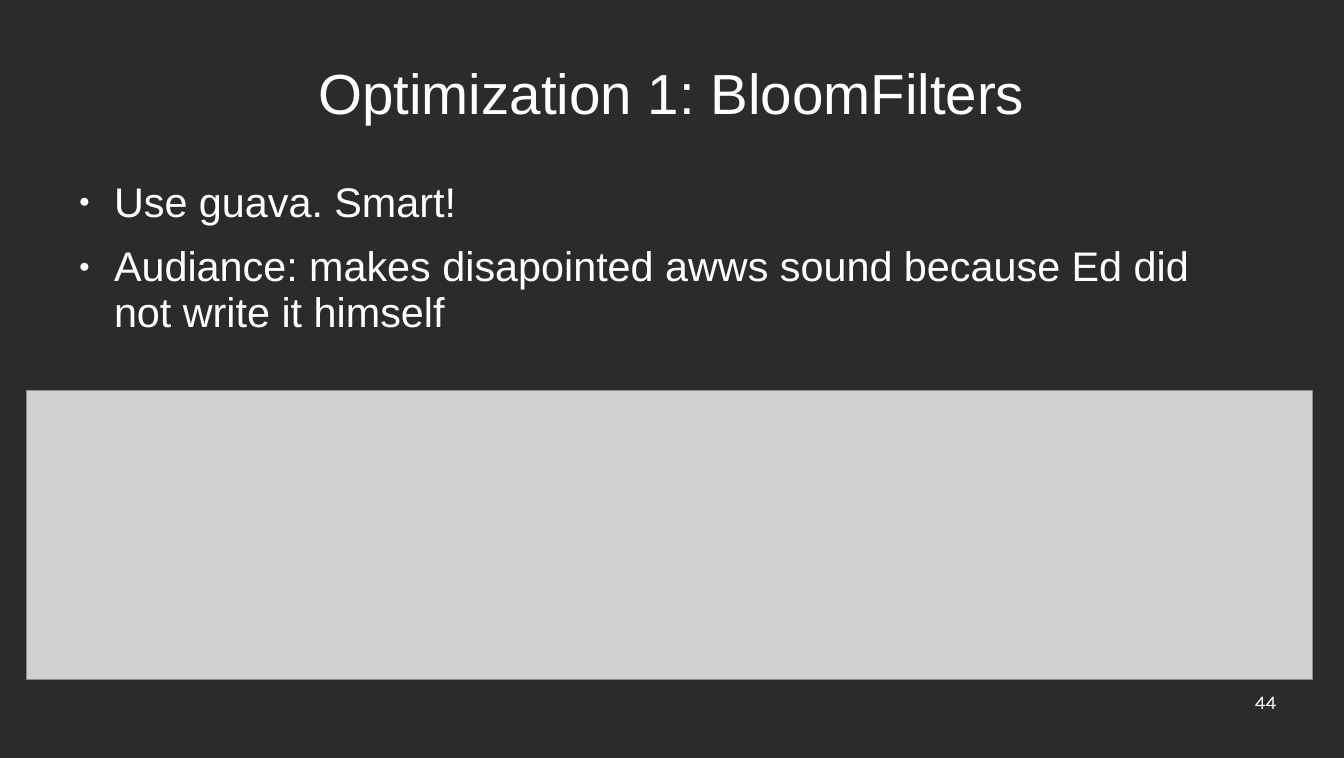
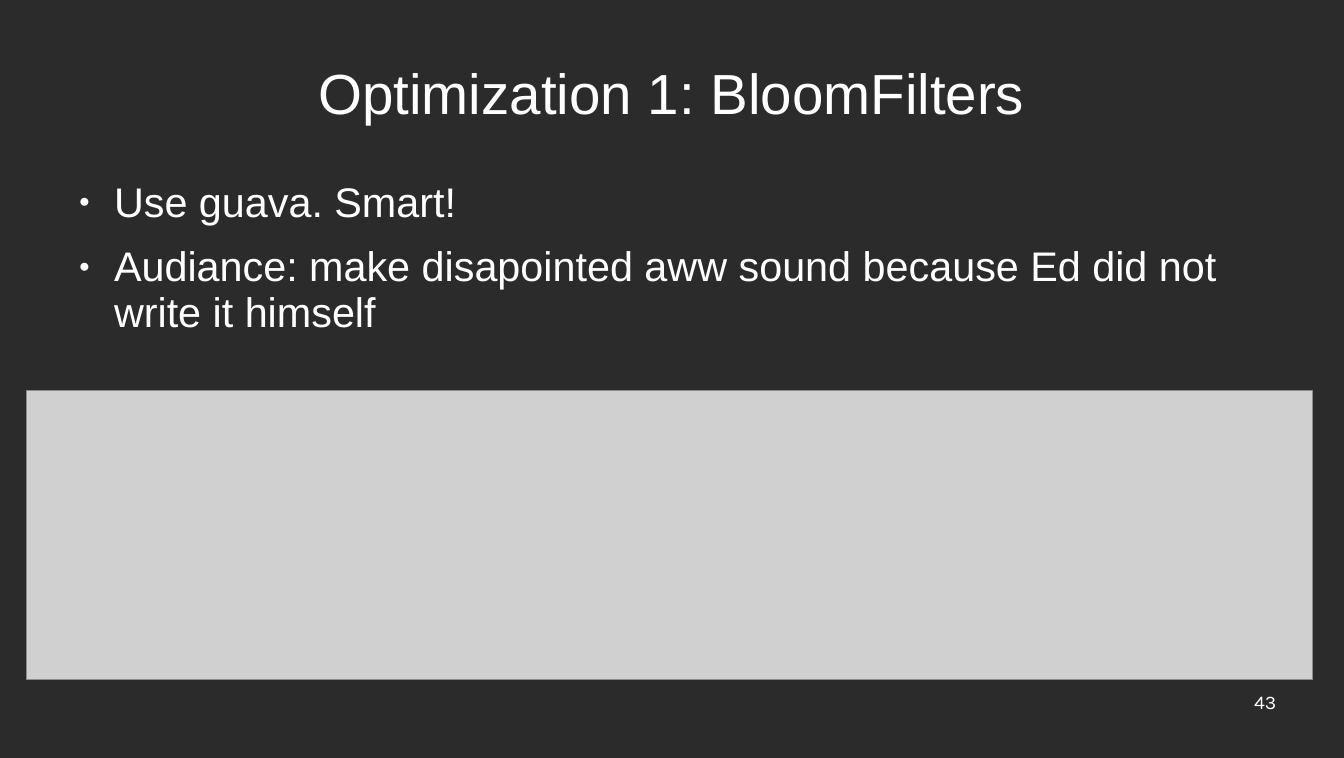
Before and after one commit to edwardcapriolo/nibiru, a slide deck: slide 43 of hexagons.ppt (slide 44 before the commit). Drawn at 1344x758 pixels with LibreOffice and Linux fonts; fonts in the diff are those of the drawing; grey boxes stand for pictures; background and template pictures are left out; a plain dark background stands for a picture behind light text. Boxes give left, top, right and bottom in pixels: in the first picture for what was removed or moved away, otherwise in the second. Text is boxed around its words. In the diff, an @@ line names an element or a change of style, - is before the commit and + after.

```diff
--- a/hexagons.ppt
+++ b/hexagons.ppt
@@ text at (114,251,1216,328): text changed @@
-● Audiance: makes disapointed awws sound because Ed did not write it himself
+● Audiance: make disapointed aww sound because Ed did not write it himself
@@ page number at (1254,696,1276,710): text changed @@
-44
+43
```
Also in this commit, not shown: 7 other slides changed, 1 slide added, 2 slides removed.
